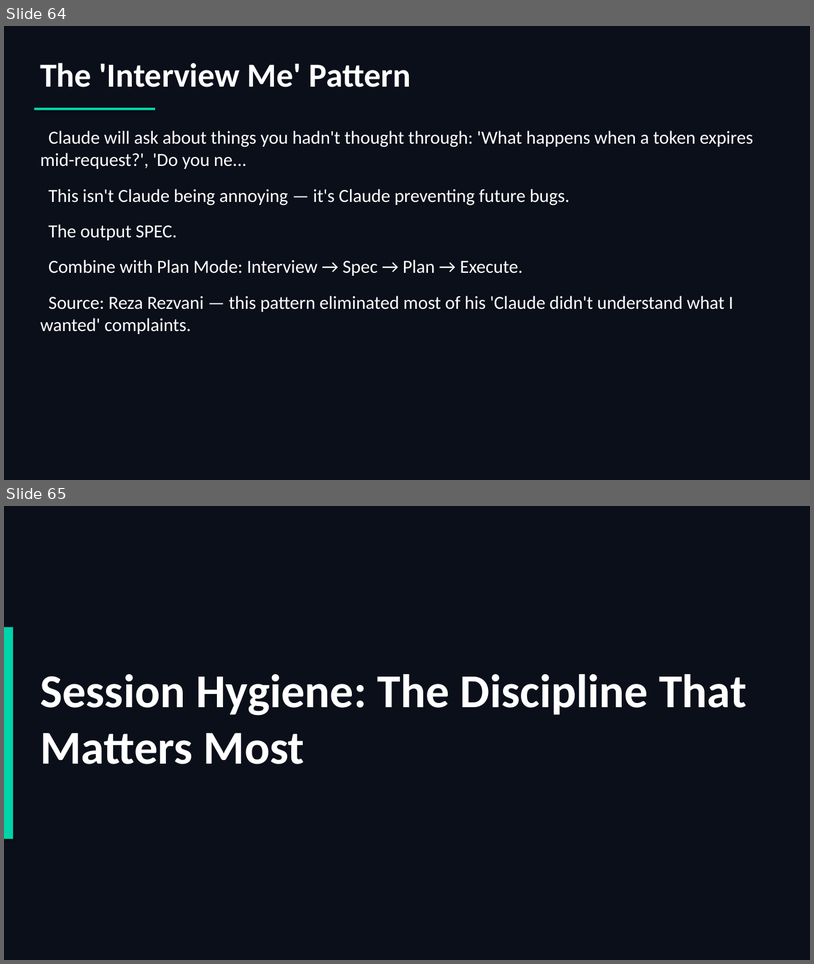
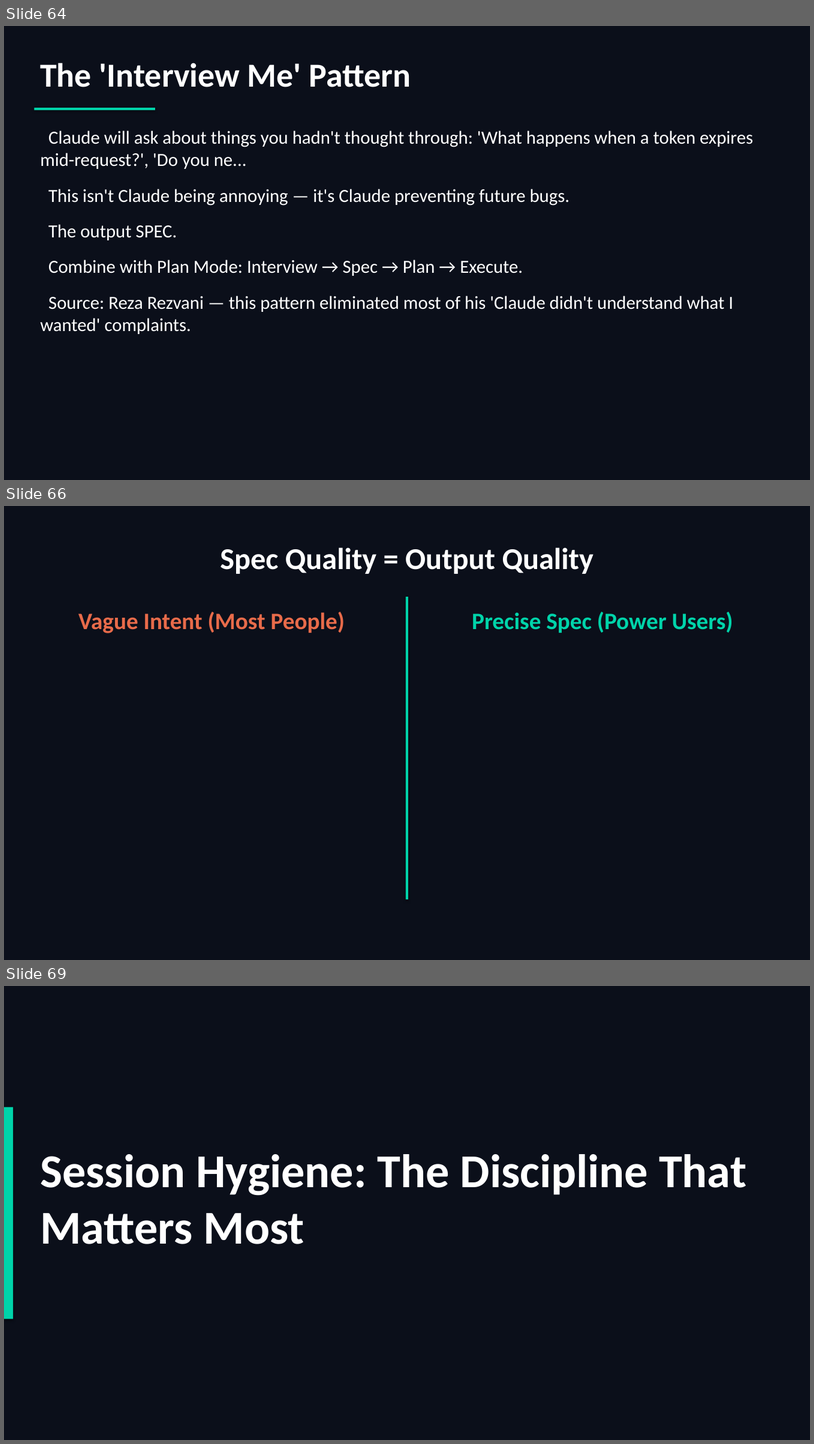
Before and after one commit to scottrhay/AIA-ClaudeCopilot, a slide deck: slides/Day2_Claude_Code_Fundamentals.pptx. Shown one above the other, each under a label of ours: slides 64 and 65 before the commit, slides 64, 66 and 69 after it; the slides between them are not shown. The pictures are 814x964 and 814x1444 pixels, drawn with LibreOffice and Linux fonts; fonts in the diff are those of the drawing. Boxes give left, top, right and bottom in pixels: in the first picture for what was removed or moved away, otherwise in the second. Text is boxed around its words. In the diff, an @@ line names an element or a change of style, - is before the commit and + after.

Commit message:
Add spec-writing as core theme across Days 2-3 + ebook
Day 2 (+4 slides, now 113):
- 'The Skill That Separates AI Power Users' (statement)
- 'Spec Quality = Output Quality' (vague vs precise comparison)
- 'The Spec Template: 6 Questions' (problem/users/requirements/boundaries/acceptance/constraints)
- 'Demo: Spec-Driven Development' (health check endpoint, vague vs spec)

Day 3 (+2 slides, now 107):
- 'Spec-Driven AI Development: The 4-Phase Process' (specify/plan/tasks/implement)
- 'Real Spec Structure: Feature Folder Pattern' (with CLAUDE.md integration)

Ebook: Added 'The Meta-Skill: Intent Specification' section in Chapter 5
with 6-question framework and team scaling process.
Source: Nate B Jones, AIA-Template SPEC-TEMPLATE.md + SPEC-DRIVEN-PROCESS.md

```diff
--- a/slides/Day2_Claude_Code_Fundamentals.pptx
+++ b/slides/Day2_Claude_Code_Fundamentals.pptx
@@ slide 66 added at (x1=4, y1=506, x2=810, y2=960), background #0B0F1A @@
@@ text added at (x1=220, y1=547, x2=594, y2=574), 36 pt, text #FFFFFF, bold @@
+Spec Quality = Output Quality
@@ text added at (x1=78, y1=612, x2=345, y2=633), 28 pt, text #E86B4A, bold @@
+Vague Intent (Most People)
@@ rectangle added at (x1=406, y1=597, x2=409, y2=899), fill #00D4AA @@
@@ text added at (x1=472, y1=612, x2=734, y2=633), 28 pt, text #00D4AA, bold @@
+Precise Spec (Power Users)
@@ what was slide 65 is now slide 69 @@
```
Also in this commit, not shown: 3 other slides added, 1 other file.
